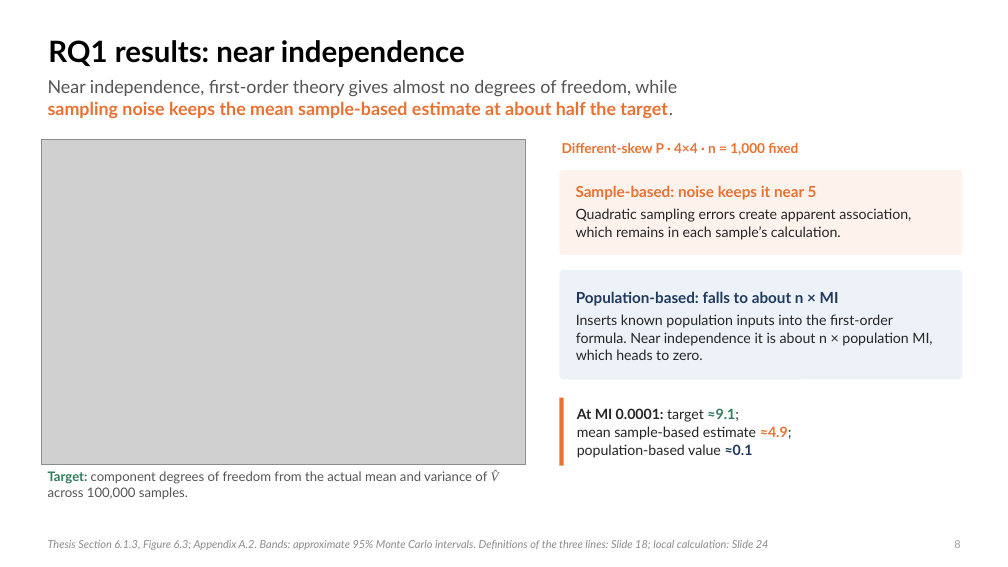
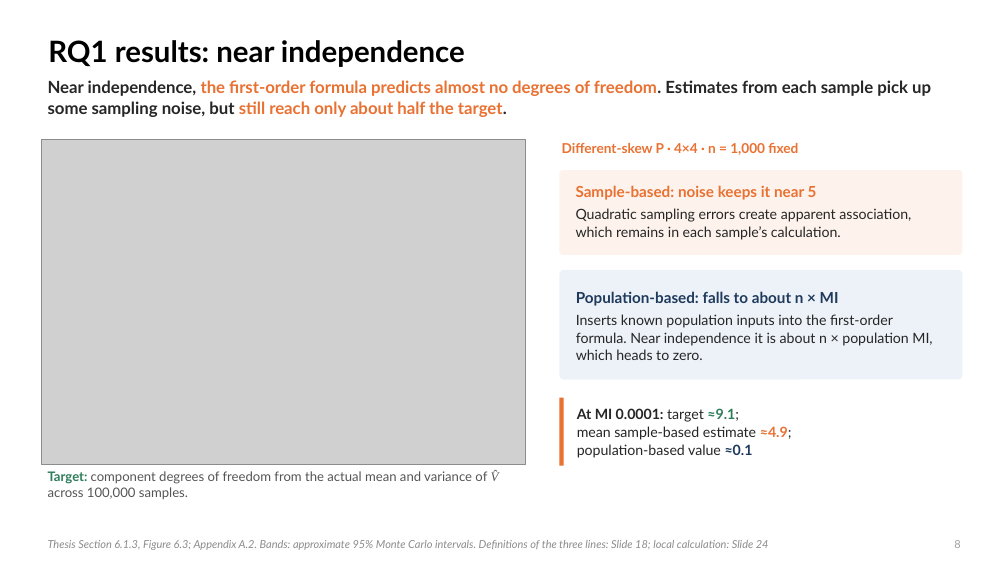
Before and after one commit to dzhao61/MCSResearchSimulations, a slide deck: slide 8 of Thesis Presentation/Daniel_Zhao_Welch_MI_Presentation_Final.pptx. Drawn at 1008x567 pixels with LibreOffice and Linux fonts; fonts in the diff are those of the drawing; grey boxes stand for pictures. Boxes give left, top, right and bottom in pixels: in the first picture for what was removed or moved away, otherwise in the second. Text is boxed around its words. In the diff, an @@ line names an element or a change of style, - is before the commit and + after.

```diff
--- a/Thesis Presentation/Daniel_Zhao_Welch_MI_Presentation_Final.pptx
+++ b/Thesis Presentation/Daniel_Zhao_Welch_MI_Presentation_Final.pptx
@@ text at (48,80,931,117): text changed; size 17 to 16 pt; text colour #555555 to #E97132; bold on @@
-Near independence, first-order theory gives almost no degrees of freedom, while
-sampling noise keeps the mean sample-based estimate at about half the target.
+Near independence, the first-order formula predicts almost no degrees of freedom. Estimates from each sample pick up some sampling noise, but still reach only about half the target.
```
Also in this commit, not shown: 22 other slides changed, 9 other files.
